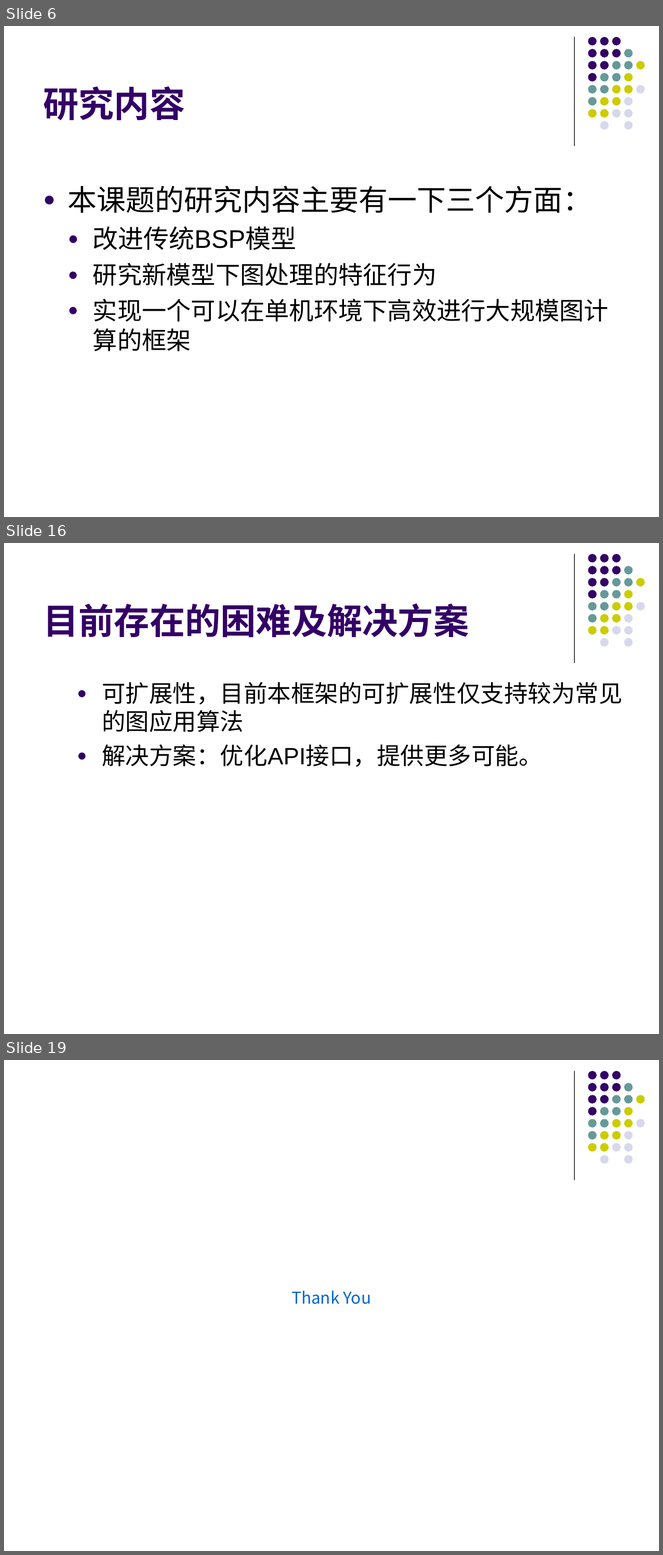
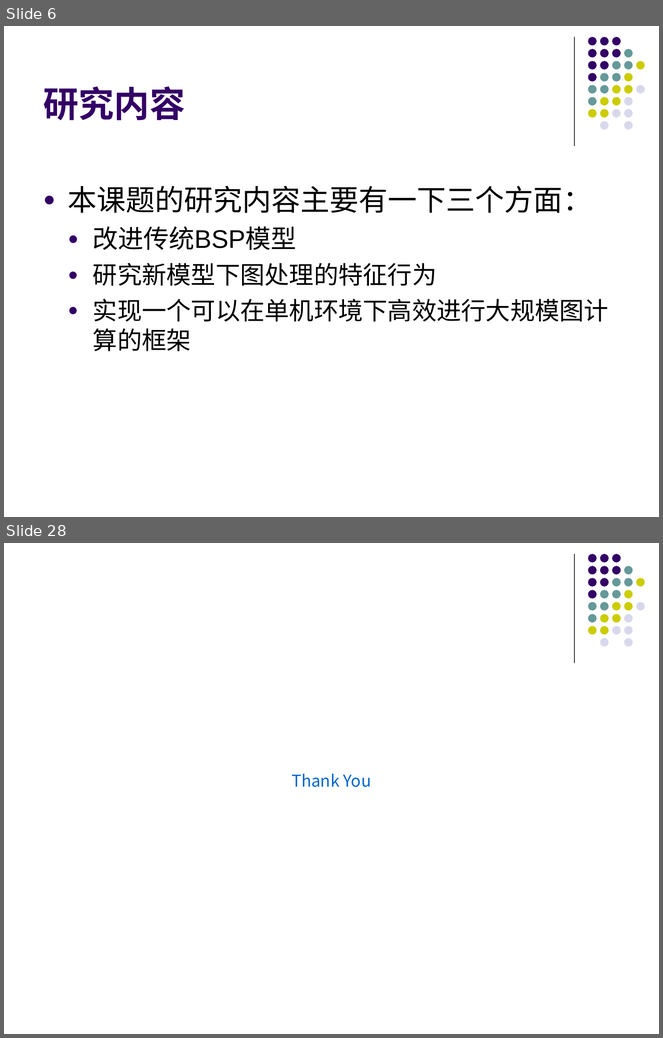
Before and after one commit to gitDangerSnake/dalunwen, a slide deck: graph.ppt. Shown one above the other, each under a label of ours: slides 6, 16 and 19 before the commit, slides 6 and 28 after it; the slides between them are not shown. The pictures are 663x1555 and 663x1038 pixels, drawn with LibreOffice and Linux fonts; fonts in the diff are those of the drawing. Boxes give left, top, right and bottom in pixels: in the first picture for what was removed or moved away, otherwise in the second. Text is boxed around its words. In the diff, an @@ line names an element or a change of style, - is before the commit and + after.

```diff
--- a/graph.ppt
+++ b/graph.ppt
@@ slide 16 removed at <box>4,543,659,1034</box>, background #FFFFFF; not listed: 32 template elements that a slide beside it also shows @@
@@ title removed at <box>43,603,469,638</box> @@
-目前存在的困难及解决方案
@@ text removed at <box>102,682,622,767</box> @@
-  ● 可扩展性，目前本框架的可扩展性仅支持较为常见的图应用算法
-  ● 解决方案：优化API接口，提供更多可能。
@@ what was slide 19 is now slide 28 @@
```
Also in this commit, not shown: 5 slides changed, 18 slides added, 8 other slides removed, 10 other files.
